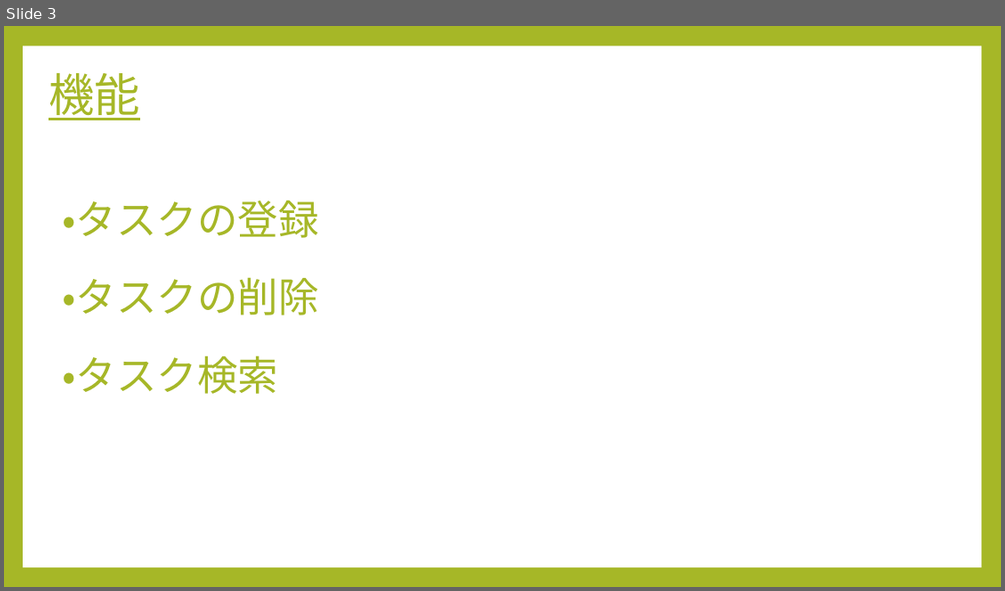
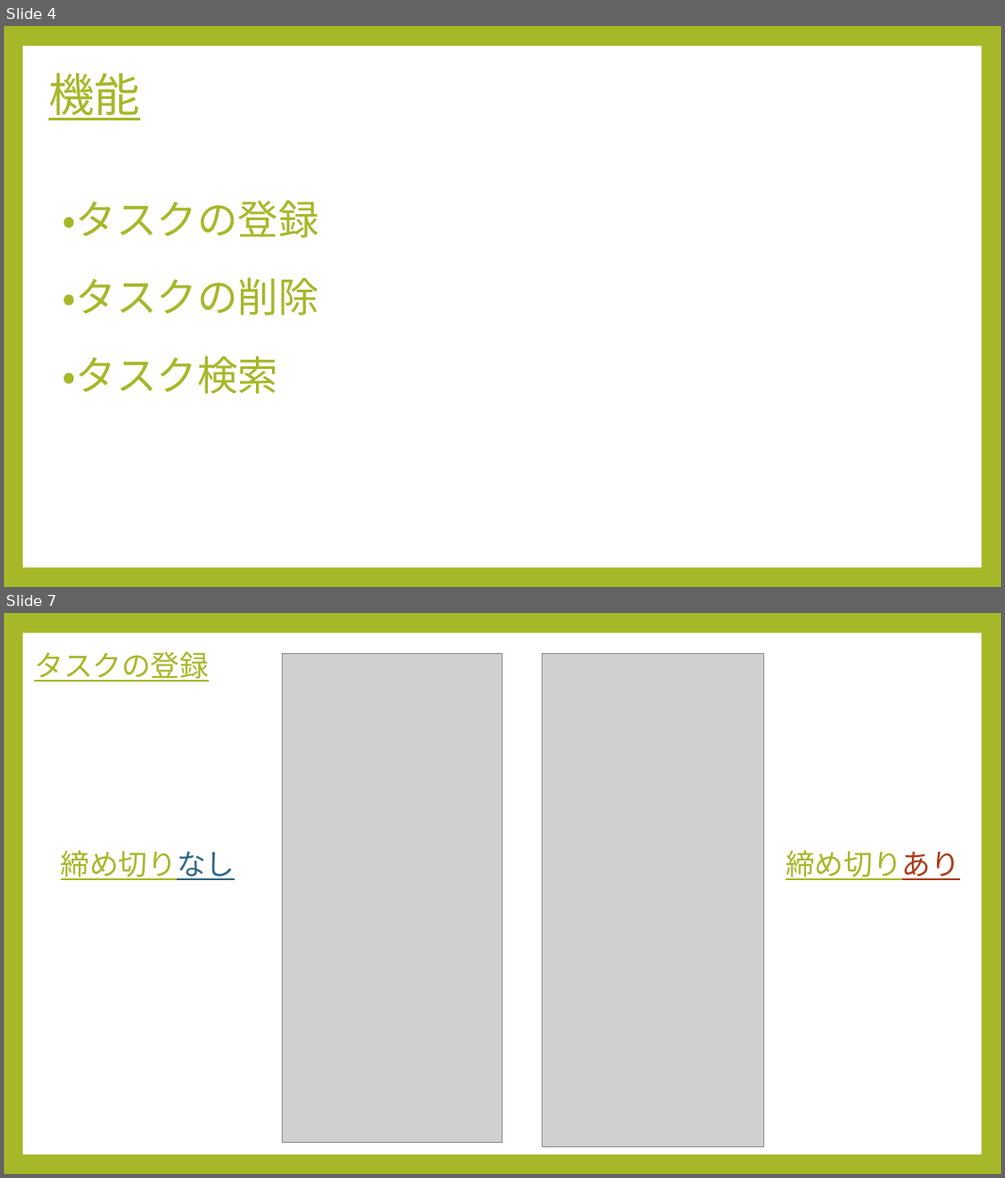
Before and after one commit to nikaidouyuuta/flutter_application_1, a slide deck: pawapo_todo.pptx. Shown one above the other, each under a label of ours: slide 3 before the commit, slides 4 and 7 after it; the slides between them are not shown. The pictures are 1005x591 and 1005x1178 pixels, drawn with LibreOffice and Linux fonts; fonts in the diff are those of the drawing; grey boxes stand for pictures. Boxes give left, top, right and bottom in pixels: in the first picture for what was removed or moved away, otherwise in the second. Text is boxed around its words. In the diff, an @@ line names an element or a change of style, - is before the commit and + after.

```diff
--- a/pawapo_todo.pptx
+++ b/pawapo_todo.pptx
@@ slide 7 added at [4,613,1001,1174], background #A6B727; not listed: 1 template element that a slide beside it also shows @@
@@ title added at [34,651,209,682], 28 pt, text #A6B727, underline @@
+タスクの登録
@@ picture added at [283,653,502,1143] @@
@@ picture added at [542,653,764,1147] @@
@@ text added at [61,850,235,880], 28 pt, text #A6B727, underline @@
+締め切りなし
@@ text added at [785,850,960,880], 28 pt, text #A6B727, underline @@
+締め切りあり
@@ what was slide 3 is now slide 4 @@
```
Also in this commit, not shown: 1 slide changed, 6 other slides added, 2 slides removed, 11 other files.
